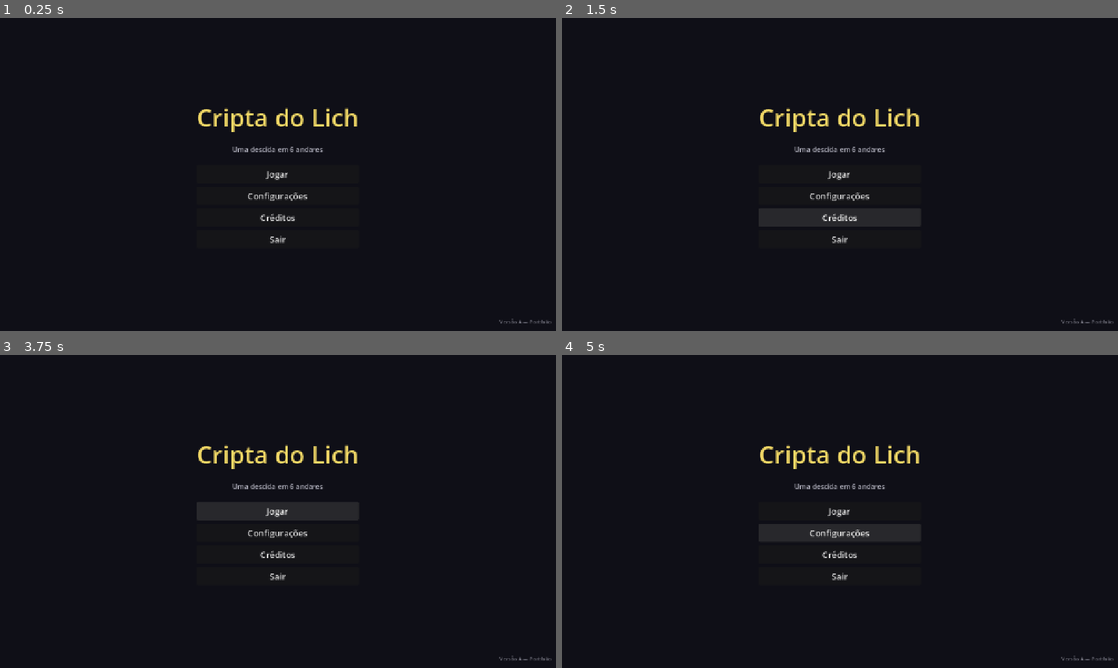
Above: before the commit, frames 1-4 (two rows, left to right).
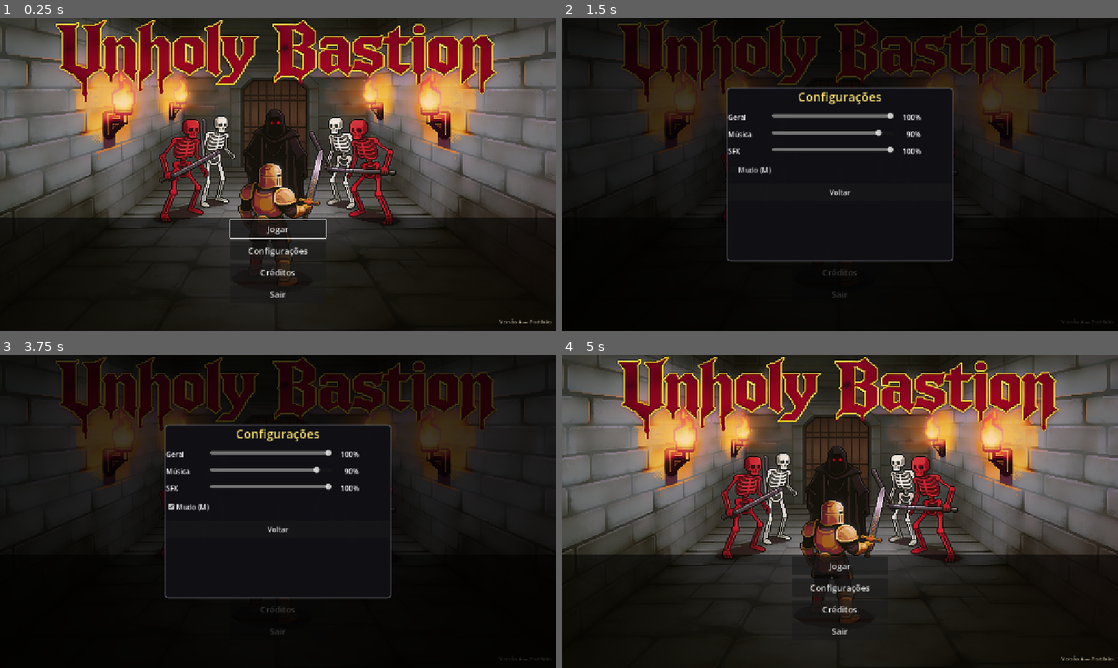
Above: after the commit, the same moments.

Repository: NicolasDeNigris91/Public_Roguelike
Game: Godot game, scene res://scenes/main_menu.tscn
The game is run twice, just before and just after one commit, with the same random seed, the same clock (stepped at 60 frames per second) and the same inputs.
Inputs (mouse positions are in pixels of both pictures, inside the frame that each line leads up to):
- Up to frame 1 (0.25 s): no input
- Up to frame 2 (1.5 s): click "Configurações" at 0.5 s; click "Créditos" at 1.25 s
- Up to frame 3 (3.75 s): click "Jogar" at 2 s; click "Jogar" at 2.75 s; click (278, 508) at 3.5 s, where only the run after the commit has a clickable "Mudo (M)"
- Up to frame 4 (5 s): click (840, 530) at 4.25 s, where only the run after the commit has a clickable "Voltar"

The runs differ from the first frame. In frame 1, 60% of the frame differs, in the area x 0-100%, y 0-98%; in frame 2, 12%; in frame 3, 11%; in frame 4, 60%.
Error before the commit: Parse Error: Identifier "SaveManager" not declared in the current scope. (res://scripts/main_menu.gd:27)

Commit message:
fix(deploy): commit UI/config files missing on main (live regression)
The Dockerfile multi-stage refactor (7d2abd0) revealed that several
UI/config files were modified locally but never committed, so
Railway was building the game from the old committed source and
serving the ancient "Cripta do Lich" prototype menu to real users.

Committing what was stranded on disk:

- project.godot: config/name becomes "Unholy Bastion" and the
  SaveManager autoload entry is added (the old committed version
  did not declare it, so the save system couldn't boot at all).
- scenes/main_menu.tscn: replaces the yellow "Cripta do Lich"
  Label with the full-screen Unholy Bastion TextureRect title.
- scenes/credits_screen.tscn: CC-BY attribution polish.
- scenes/save_manager.tscn: the autoload scene referenced by
  project.godot above.
- assets/ui/main_menu_title.png (+ .import): the Unholy Bastion
  title card the new menu scene depends on.
- assets/audio/sfx/smite.ogg.import: import for the Holy Smite
  SFX that was added earlier without its import metadata.

Diff:
--- a/project.godot
+++ b/project.godot
@@ -10,7 +10,7 @@
 
 [application]
 
-config/name="Cripta do Lich"
+config/name="Unholy Bastion"
 config/description="Turn-based grid roguelike — portfolio piece."
 run/main_scene="res://scenes/main_menu.tscn"
 config/features=PackedStringArray("4.6", "GL Compatibility")
@@ -20,6 +20,7 @@
 
 AudioManager="*res://scenes/audio_manager.tscn"
 RunStats="*res://scenes/run_stats.tscn"
+SaveManager="*res://scenes/save_manager.tscn"
 
 [display]
 
--- a/scenes/credits_screen.tscn
+++ b/scenes/credits_screen.tscn
@@ -67,7 +67,7 @@
 size_flags_vertical = 3
 bbcode_enabled = true
 fit_content = true
-text = "[center][b]Cripta do Lich[/b]
+text = "[center][b]Unholy Bastion[/b]
 Roguelike turn-based — peça de portfolio
 [/center]
 
--- a/scenes/main_menu.tscn
+++ b/scenes/main_menu.tscn
@@ -1,8 +1,9 @@
-[gd_scene load_steps=4 format=3]
+[gd_scene load_steps=5 format=3]
 
 [ext_resource type="Script" path="res://scripts/main_menu.gd" id="1_menu"]
 [ext_resource type="PackedScene" path="res://scenes/settings_menu.tscn" id="2_sm"]
 [ext_resource type="PackedScene" path="res://scenes/credits_screen.tscn" id="3_cs"]
+[ext_resource type="Texture2D" path="res://assets/ui/main_menu_title.png" id="4_bg"]
 
 [node name="MainMenu" type="Control"]
 layout_mode = 3
@@ -11,62 +12,68 @@
 anchor_bottom = 1.0
 script = ExtResource("1_menu")
 
-[node name="Background" type="ColorRect" parent="."]
+[node name="Background" type="TextureRect" parent="."]
 layout_mode = 1
 anchors_preset = 15
 anchor_right = 1.0
 anchor_bottom = 1.0
-color = Color(0.06, 0.06, 0.09, 1)
+texture = ExtResource("4_bg")
+expand_mode = 1
+stretch_mode = 6
 
-[node name="CenterContainer" type="CenterContainer" parent="."]
+[node name="BottomShade" type="ColorRect" parent="."]
 layout_mode = 1
-anchors_preset = 15
+anchors_preset = 12
+anchor_top = 1.0
 anchor_right = 1.0
 anchor_bottom = 1.0
+offset_top = -260.0
+grow_horizontal = 2
+grow_vertical = 0
+color = Color(0, 0, 0, 0.55)
 
-[node name="VBoxContainer" type="VBoxContainer" parent="CenterContainer"]
-layout_mode = 2
-theme_override_constants/separation = 24
-alignment = 1
-
-[node name="TitleLabel" type="Label" parent="CenterContainer/VBoxContainer"]
-layout_mode = 2
-theme_override_colors/font_color = Color(0.95, 0.85, 0.4, 1)
-theme_override_font_sizes/font_size = 56
-text = "Cripta do Lich"
-horizontal_alignment = 1
-
-[node name="SubtitleLabel" type="Label" parent="CenterContainer/VBoxContainer"]
-layout_mode = 2
-theme_override_colors/font_color = Color(0.7, 0.7, 0.75, 1)
-theme_override_font_sizes/font_size = 16
-text = "Uma descida em 6 andares"
-horizontal_alignment = 1
-
-[node name="ButtonsVBox" type="VBoxContainer" parent="CenterContainer/VBoxContainer"]
-layout_mode = 2
+[node name="ButtonsVBox" type="VBoxContainer" parent="."]
+layout_mode = 1
+anchors_preset = 7
+anchor_left = 0.5
+anchor_top = 1.0
+anchor_right = 0.5
+anchor_bottom = 1.0
+offset_left = -110.0
+offset_top = -280.0
+offset_right = 110.0
+offset_bottom = -40.0
+grow_horizontal = 2
+grow_vertical = 0
 theme_override_constants/separation = 8
 alignment = 1
 
-[node name="PlayButton" type="Button" parent="CenterContainer/VBoxContainer/ButtonsVBox"]
+[node name="ContinueButton" type="Button" parent="ButtonsVBox"]
+custom_minimum_size = Vector2(220, 42)
+layout_mode = 2
+theme_override_font_sizes/font_size = 20
+text = "Continuar"
+visible = false
+
+[node name="PlayButton" type="Button" parent="ButtonsVBox"]
 custom_minimum_size = Vector2(220, 42)
 layout_mode = 2
 theme_override_font_sizes/font_size = 20
 text = "Jogar"
 
-[node name="SettingsButton" type="Button" parent="CenterContainer/VBoxContainer/ButtonsVBox"]
+[node name="SettingsButton" type="Button" parent="ButtonsVBox"]
 custom_minimum_size = Vector2(220, 42)
 layout_mode = 2
 theme_override_font_sizes/font_size = 20
 text = "Configurações"
 
-[node name="CreditsButton" type="Button" parent="CenterContainer/VBoxContainer/ButtonsVBox"]
+[node name="CreditsButton" type="Button" parent="ButtonsVBox"]
 custom_minimum_size = Vector2(220, 42)
 layout_mode = 2
 theme_override_font_sizes/font_size = 20
 text = "Créditos"
 
-[node name="QuitButton" type="Button" parent="CenterContainer/VBoxContainer/ButtonsVBox"]
+[node name="QuitButton" type="Button" parent="ButtonsVBox"]
 custom_minimum_size = Vector2(220, 42)
 layout_mode = 2
 theme_override_font_sizes/font_size = 20
@@ -85,7 +92,7 @@
 offset_bottom = -10.0
 grow_horizontal = 0
 grow_vertical = 0
-theme_override_colors/font_color = Color(0.5, 0.5, 0.55, 1)
+theme_override_colors/font_color = Color(0.75, 0.72, 0.6, 1)
 theme_override_font_sizes/font_size = 12
 text = "Versão A — Portfolio"
 horizontal_alignment = 2
@@ -101,3 +108,9 @@
 layer = 10
 
 [node name="CreditsScreen" parent="CreditsOverlay" instance=ExtResource("3_cs")]
+
+[node name="ConfirmNewRunDialog" type="ConfirmationDialog" parent="."]
+size = Vector2i(400, 120)
+dialog_text = "Isso vai apagar seu save atual. Começar uma nova run?"
+ok_button_text = "Nova run"
+cancel_button_text = "Cancelar"
--- /dev/null
+++ b/scenes/save_manager.tscn
@@ -0,0 +1,6 @@
+[gd_scene load_steps=2 format=3]
+
+[ext_resource type="Script" path="res://scripts/save_manager.gd" id="1_sm"]
+
+[node name="SaveManager" type="Node"]
+script = ExtResource("1_sm")
Not shown, added: assets/audio/sfx/smite.ogg.import
Binary file added: assets/ui/main_menu_title.png
Not shown, added: assets/ui/main_menu_title.png.import
